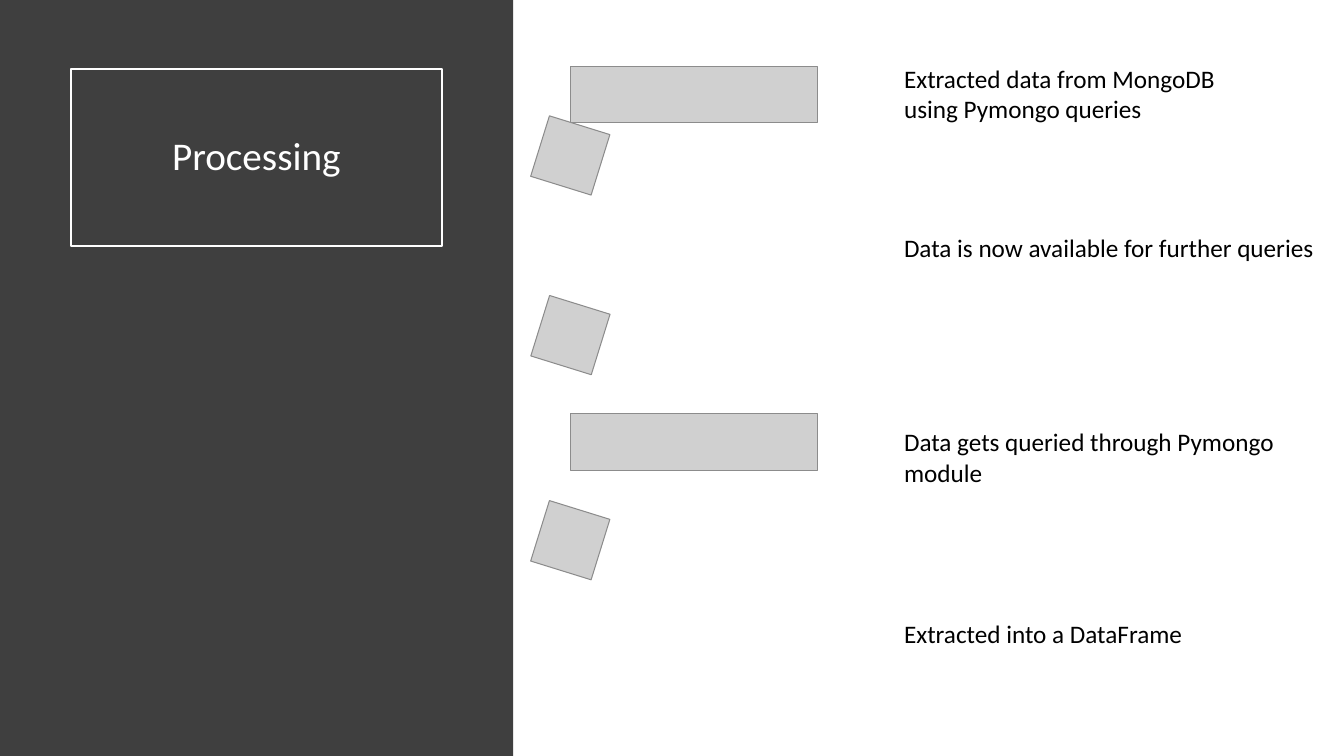
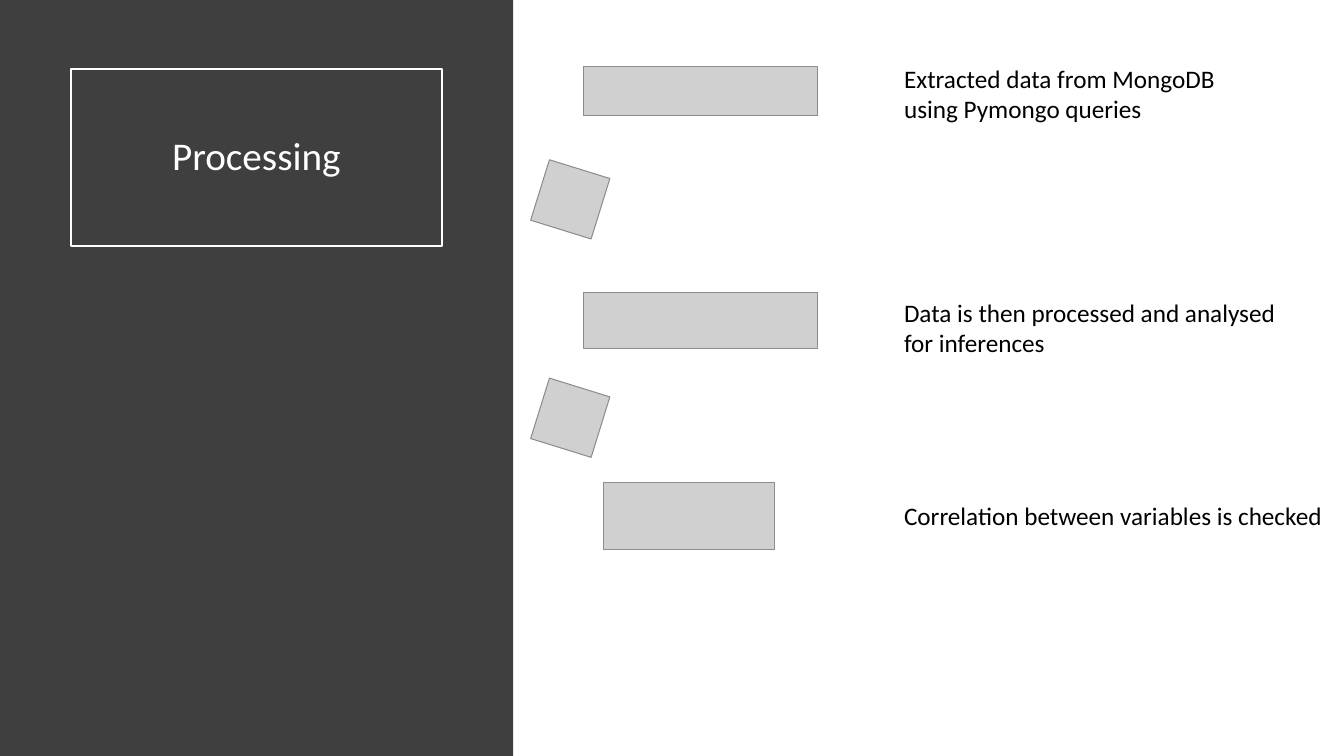
Before and after one commit to chinmoysarangi/Data-Engineering, a slide deck: slide 10 of Presentation.pptx (slide 9 before the commit). Drawn at 1344x756 pixels with LibreOffice and Linux fonts; fonts in the diff are those of the drawing; grey boxes stand for pictures. Boxes give left, top, right and bottom in pixels: in the first picture for what was removed or moved away, otherwise in the second. Text is boxed around its words. In the diff, an @@ line names an element or a change of style, - is before the commit and + after.

```diff
--- a/Presentation.pptx
+++ b/Presentation.pptx
@@ picture: place and size @@
-picture at bbox=[571, 67, 818, 123]
+picture at bbox=[584, 67, 817, 116]
@@ picture: place and size @@
-picture at bbox=[530, 116, 610, 196]
+picture at bbox=[530, 159, 610, 239]
@@ picture added at bbox=[584, 292, 817, 349] @@
@@ text at bbox=[904, 304, 1275, 353]: text changed @@
-Data is now available for further queries
+Data is then processed and analysed
+for inferences
@@ picture: place and size @@
-picture at bbox=[530, 296, 610, 375]
+picture at bbox=[530, 378, 610, 458]
@@ picture removed at bbox=[571, 414, 818, 471] @@
@@ picture removed at bbox=[530, 500, 610, 580] @@
@@ picture added at bbox=[603, 482, 774, 549] @@
@@ text at bbox=[904, 507, 1321, 526]: text changed @@
-Data gets queried through Pymongo
-module
+Correlation between variables is checked
@@ text removed at bbox=[904, 625, 1182, 644] @@
-Extracted into a DataFrame
```
Also in this commit, not shown: 9 slides added, 1 slide removed.
